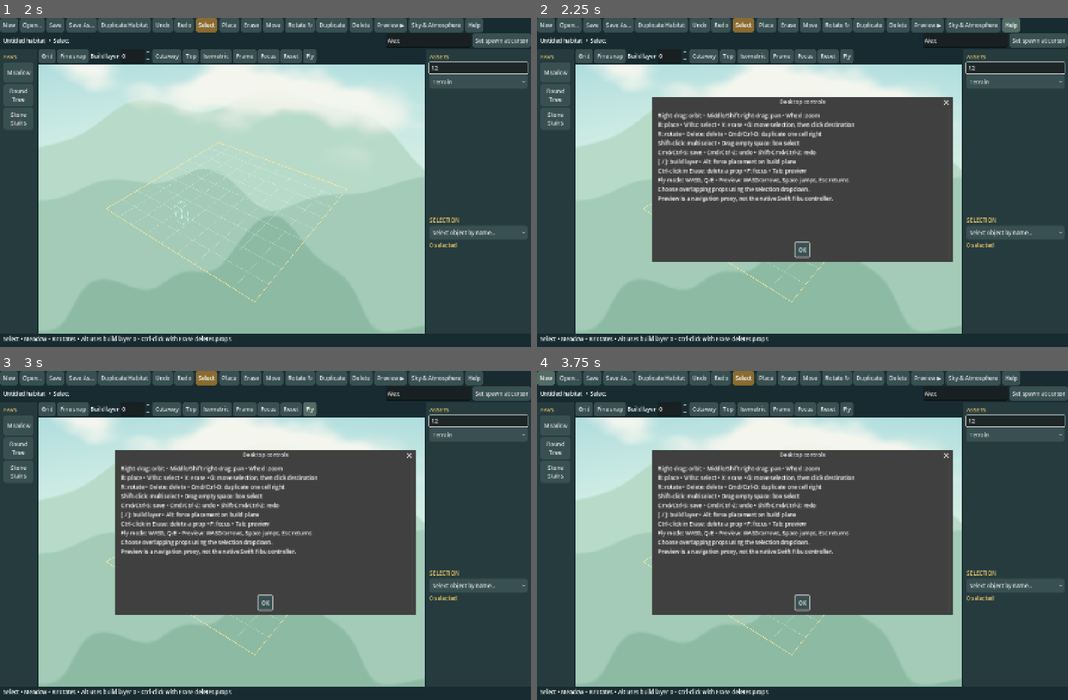
Above: before the commit, frames 1-4 (two rows, left to right).
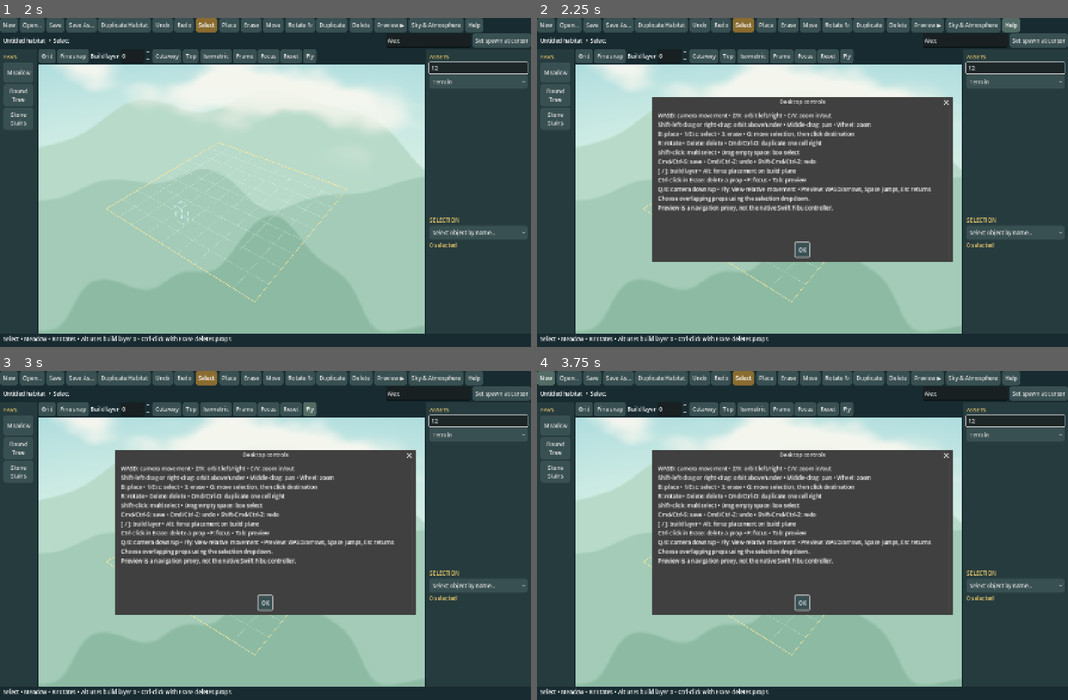
Above: after the commit, the same moments.

Repository: buckmilder/FibuApp
Game: Godot game, scene res://HabitatEditor.tscn
Same seed, same stepped clock (60 frames per second), same inputs: the game is played once before the commit and once after it.
Inputs (mouse positions are in pixels of both pictures, inside the frame that each line leads up to):
- Up to frame 1 (2 s): click (430, 41) at 0.52 s; type "Alex" at 0.6 s; click (477, 67) at 0.75 s; type "12" at 0.83 s; click "Select" at 1.25 s
- Up to frame 2 (2.25 s): click "Help" at 2 s
- Up to frame 3 (3 s): click "Fly" at 2.75 s
- Up to frame 4 (3.75 s): click "New" at 3.5 s

Frame 1 is identical in both runs. In frame 2, 3.6% of the frame differs, in the area x 22-75%, y 28-59%; in frame 3, 3.6%; in frame 4, 3.6%.

Commit message:
Add requested keyboard camera navigation and Shift-drag underside orbit

Diff:
--- a/Tools/HabitatEditor/scripts/editor.gd
+++ b/Tools/HabitatEditor/scripts/editor.gd
@@ -33,6 +33,7 @@
 var pitch = .65
 var distance = 17.0
 var camera_drag = 0
+var orbit_drag_distance = 0.0
 var free_fly = false
 var saved_camera: Array = []
 var ui_lock = false
@@ -153,7 +154,7 @@
 	button("Isometric",func(): pitch = .65; yaw = .65; update_camera(),controls)
 	button("Frame",frame_all,controls); button("Focus",focus_selection,controls)
 	button("Reset",func(): target=Vector3(4,0,-4); yaw=.65; pitch=.65; distance=17; update_camera(),controls)
-	button("Fly",func(): free_fly = not free_fly; set_status("Fly: WASD, Q/E; right-drag to look. Fly off returns to orbit."),controls)
+	button("Fly",func(): free_fly = not free_fly; set_status("WASD always moves the camera. Fly toggles view-relative movement; Q/E moves vertically."),controls)
 	view = SubViewportContainer.new(); view.size_flags_vertical = Control.SIZE_EXPAND_FILL; view.size_flags_horizontal = Control.SIZE_EXPAND_FILL; view.stretch = true; view.focus_mode=Control.FOCUS_ALL; central.add_child(view)
 	viewport = SubViewport.new(); viewport.size = Vector2i(900,700); viewport.handle_input_locally = false; viewport.render_target_update_mode = SubViewport.UPDATE_ALWAYS; viewport.own_world_3d = true; view.add_child(viewport)
 
@@ -393,6 +394,19 @@
 func view_input(event: InputEvent):
 	if event is InputEventMouseButton:
 		recent_hover=event.position
+		if event.button_index==MOUSE_BUTTON_LEFT and ((event.pressed and event.shift_pressed) or camera_drag==MOUSE_BUTTON_LEFT):
+			if event.pressed:
+				view.grab_focus(); camera_drag=MOUSE_BUTTON_LEFT; orbit_drag_distance=0.0; ghost.visible=false
+			else:
+				camera_drag=0
+				# Preserve Shift-click multiselect; only a drag navigates.
+				if orbit_drag_distance<4 and not previewing and tool=="Select":
+					var id=pick(event.position)
+					if not id.is_empty():
+						if selected.has(id): selected.erase(id)
+						else: selected.append(id)
+					refresh_selection()
+			return
 		if event.button_index in [MOUSE_BUTTON_RIGHT,MOUSE_BUTTON_MIDDLE]:
 			camera_drag = event.button_index if event.pressed else 0; return
 		if event.pressed and event.button_index in [MOUSE_BUTTON_WHEEL_UP,MOUSE_BUTTON_WHEEL_DOWN]:
@@ -425,10 +439,11 @@
 	elif event is InputEventMouseMotion:
 		recent_hover=event.position
 		if camera_drag:
-			if camera_drag==MOUSE_BUTTON_MIDDLE or event.shift_pressed:
+			if camera_drag==MOUSE_BUTTON_MIDDLE:
 				target+=(-camera.global_basis.x*event.relative.x+camera.global_basis.y*event.relative.y)*distance*.0018
 			else:
-				yaw-=event.relative.x*.008; pitch=clamp(pitch+event.relative.y*.008,-1.5,1.55)
+				orbit_drag_distance+=event.relative.length()
+				yaw-=event.relative.x*.008; pitch=clamp(pitch+event.relative.y*.008,-1.565,1.565)
 			update_camera()
 		elif selecting_box:
 			box_rect=Rect2(drag_start,event.position-drag_start).abs(); overlay.queue_redraw()
@@ -493,11 +508,12 @@
 		KEY_H: show_help()
 		KEY_G: set_tool("Move")
 		KEY_B: set_tool("Place")
-		KEY_V: set_tool("Select")
-		KEY_X: set_tool("Erase")
+		KEY_1: set_tool("Select")
+		KEY_3: set_tool("Erase")
 		KEY_BRACKETLEFT: layer_control.value-=1
 		KEY_BRACKETRIGHT: layer_control.value+=1
 		KEY_TAB: toggle_preview()
+		KEY_W,KEY_A,KEY_S,KEY_D,KEY_Z,KEY_X,KEY_C,KEY_V,KEY_Q,KEY_E: pass
 		_: return
 	get_viewport().set_input_as_handled()
 
@@ -740,7 +756,7 @@
 
 func show_help():
 	error_dialog.title="Desktop controls"
-	error_dialog.dialog_text="Right-drag: orbit • Middle/Shift-right-drag: pan • Wheel: zoom\nB: place • V/Esc: select • X: erase • G: move selection, then click destination\nR: rotate • Delete: delete • Cmd/Ctrl-D: duplicate one cell right\nShift-click: multiselect • Drag empty space: box select\nCmd/Ctrl-S: save • Cmd/Ctrl-Z: undo • Shift-Cmd/Ctrl-Z: redo\n[ / ]: build layer • Alt: force placement on build plane\nCtrl-click in Erase: delete a prop • F: focus • Tab: preview\nFly mode: WASD, Q/E • Preview: WASD/arrows, Space jumps, Es …(136 unchanged characters)…
+	error_dialog.dialog_text="WASD: camera movement • Z/X: orbit left/right • C/V: zoom in/out\nShift-left-drag or right-drag: orbit above/under • Middle-drag: pan • Wheel: zoom\nB: place • 1/Esc: select • 3: erase • G: move selection, then click destination\nR: rotate • Delete: delete • Cmd/Ctrl-D: duplicate one cell right\nShift-click: multiselect • Drag empty space: box select\nCmd/Ctrl-S: save • Cmd/Ctrl-Z: undo • Shift-Cmd/Ctrl-Z: redo\n[ / ]: build layer • Alt: force placement on build plane\nCtrl-click in Erase: delete a prop • F: focus • Tab: preview\nQ/E: camera down/up • Fly: view-relative movement • Preview: WASD/arrows, Space jumps, Es …(136 unchanged characters)…
 	error_dialog.popup_centered(Vector2i(800,410))
 
 func toggle_preview():
@@ -761,14 +777,31 @@
 
 func _physics_process(delta):
 	if atmosphere: atmosphere.tick(delta)
+	# Command shortcuts must not also move/rotate the camera while held.
+	if Input.is_key_pressed(KEY_CTRL) or Input.is_key_pressed(KEY_META): return
 	var focus=get_viewport().gui_get_focus_owner()
 	if focus is LineEdit or (file_dialog and file_dialog.visible) or (error_dialog and error_dialog.visible) or (confirm and confirm.visible) or (sky_window and sky_window.visible): return
 	if previewing and proxy:
 		var input=Vector3(float(Input.is_physical_key_pressed(KEY_D) or Input.is_key_pressed(KEY_RIGHT))-float(Input.is_physi …(214 unchanged characters)…
 		preview_step(delta,input,Input.is_physical_key_pressed(KEY_SPACE))
-	elif free_fly and camera:
+	elif camera:
 		var movement=Vector3(float(Input.is_physical_key_pressed(KEY_D))-float(Input.is_physical_key_pressed(KEY_A)),float(Input.is_physical_key_pressed(KEY_E))-float(Input.is_physical_key_pressed(KEY_Q)),float(Input.is_physical_key_pressed(KEY_S))-float(Input.is_physical_key_pressed(KEY_W)))
-		if movement.length_squared()>0: target+=camera.basis*movement*delta*max(distance*.4,2); update_camera()
+		var turn=float(Input.is_physical_key_pressed(KEY_X))-float(Input.is_physical_key_pressed(KEY_Z))
+		var zoom=float(Input.is_physical_key_pressed(KEY_V))-float(Input.is_physical_key_pressed(KEY_C))
+		camera_step(delta,movement,turn,zoom)
+
+func camera_step(delta: float, movement: Vector3, turn: float, zoom: float):
+	if movement.length_squared()>0:
+		var direction: Vector3
+		if free_fly: direction=camera.basis*movement.normalized()
+		else:
+			var right=Vector3(cos(yaw),0,-sin(yaw))
+			var backward=Vector3(sin(yaw),0,cos(yaw))
+			direction=(right*movement.x+Vector3.UP*movement.y+backward*movement.z).normalized()
+		target+=direction*delta*max(distance*.4,2)
+	yaw+=turn*delta*1.2
+	distance=clamp(distance*exp(zoom*delta*1.2),.5,5000)
+	if movement.length_squared()>0 or turn!=0 or zoom!=0: update_camera()
 
 func preview_step(delta: float, input: Vector3, jump: bool):
 		var forward=Vector3(camera.global_basis.z.x,0,camera.global_basis.z.z).normalized()
--- /dev/null
+++ b/Tools/HabitatEditor/tests/render_camera.gd
@@ -0,0 +1,17 @@
+extends SceneTree
+func _initialize():
+	call_deferred("render_views")
+
+func render_views():
+	var editor=load("res://HabitatEditor.tscn").instantiate(); root.add_child(editor)
+	await process_frame
+	editor.show_grid=false; editor.rebuild_grid(); editor.spawn_marker.visible=false
+	for angle in [["underside",-1.1],["birdseye",1.52]]:
+		editor.pitch=angle[1]; editor.update_camera()
+		for frame in range(4): await process_frame
+		await RenderingServer.frame_post_draw
+		editor.viewport.get_texture().get_image().save_png("res://docs/camera_"+angle[0]+".png")
+	editor.queue_free()
+	await process_frame
+	await process_frame
+	quit()
--- a/Tools/HabitatEditor/tests/run.gd
+++ b/Tools/HabitatEditor/tests/run.gd
@@ -214,6 +214,41 @@
 	editor.sky_change("panorama","SkyArt/missing.png")
 	check(editor.atmosphere.missing_panorama=="SkyArt/missing.png" and editor.atmosphere.environment_node.environment.sky.sky_material is ShaderMaterial,"missing panorama preserves reference and falls back")
 	editor.sky_window.hide()
+	# Camera controls work above/below the habitat without changing authored data.
+	var camera_data=JSON.stringify(editor.document.data)
+	editor.free_fly=false; editor.yaw=0; editor.pitch=.65; editor.distance=10; editor.target=Vector3.ZERO; editor.update_camera()
+	editor.camera_step(1,Vector3(0,0,-1),0,0)
+	check(editor.target.is_equal_approx(Vector3(0,0,-4)),"W camera forward on horizontal plane")
+	editor.camera_step(1,Vector3(1,0,1),0,0)
+	check(is_equal_approx(editor.target.y,0),"camera strafe/back preserves elevation")
+	var old_yaw=editor.yaw; editor.camera_step(.5,Vector3.ZERO,1,0)
+	check(editor.yaw>old_yaw,"X rotates camera right")
+	editor.camera_step(.5,Vector3.ZERO,-1,0)
+	check(is_equal_approx(editor.yaw,old_yaw),"Z rotates camera left")
+	var old_distance=editor.distance; editor.camera_step(.5,Vector3.ZERO,0,-1)
+	check(editor.distance<old_distance,"C zooms in")
+	editor.camera_step(.5,Vector3.ZERO,0,1)
+	check(is_equal_approx(editor.distance,old_distance),"V zooms out")
+	var shift_press=InputEventMouseButton.new(); shift_press.button_index=MOUSE_BUTTON_LEFT; shift_press.pressed=true; shift_press.shift_pressed=true; shift_press.position=Vector2(300,300)
+	editor.view_input(shift_press)
+	var orbit=InputEventMouseMotion.new(); orbit.position=Vector2(300,100); orbit.relative=Vector2(0,-200); orbit.shift_pressed=true
+	editor.view_input(orbit)
+	check(editor.pitch<0 and editor.camera.position.y<editor.target.y,"Shift-drag orbits underneath")
+	orbit.relative=Vector2(0,500); editor.view_input(orbit)
+	check(editor.pitch>1.5 and editor.camera.transform.basis.is_finite(),"Shift-drag reaches birdseye safely")
+	shift_press.pressed=false; shift_press.shift_pressed=false; editor.view_input(shift_press)
+	check(editor.camera_drag==0 and not editor.painting,"release Shift orbit without placing")
+	check(JSON.stringify(editor.document.data)==camera_data,"navigation preserves habitat")
+	var modifier=InputEventKey.new(); modifier.keycode=KEY_CTRL; modifier.pressed=true; Input.parse_input_event(modifier)
+	var rotate_key=InputEventKey.new(); rotate_key.keycode=KEY_X; rotate_key.physical_keycode=KEY_X; rotate_key.ctrl_pressed=true; rotate_key.pressed=true; Input.parse_input_event(rotate_key)
+	old_yaw=editor.yaw; editor._physics_process(1)
+	check(editor.yaw==old_yaw,"command modifier suppresses camera movement")
+	rotate_key=rotate_key.duplicate(); rotate_key.pressed=false; Input.parse_input_event(rotate_key); modifier=modifier.duplicate(); modifier.pressed=false; Input.parse_input_event(modifier)
+	editor.search.grab_focus()
+	var forward_key=InputEventKey.new(); forward_key.keycode=KEY_W; forward_key.physical_keycode=KEY_W; forward_key.pressed=true; Input.parse_input_event(forward_key)
+	var old_target=editor.target; editor._physics_process(1)
+	check(editor.target==old_target,"typing in text field does not move camera")
+	forward_key=forward_key.duplicate(); forward_key.pressed=false; Input.parse_input_event(forward_key); editor.view.grab_focus()
 	editor.queue_free()
 	await process_frame
 	print("Fibu editor: %d checks, %d failures" % [checks,failures])
Binary file added: Tools/HabitatEditor/docs/camera_birdseye.png
Binary file added: Tools/HabitatEditor/docs/camera_underside.png
Not shown, added: Tools/HabitatEditor/tests/render_camera.gd.uid
Not shown, changed: Tools/HabitatEditor/IOS_HANDOFF.md
Not shown, changed: Tools/HabitatEditor/README.md
Not shown, changed: Tools/HabitatEditor/docs/VERIFICATION.md
